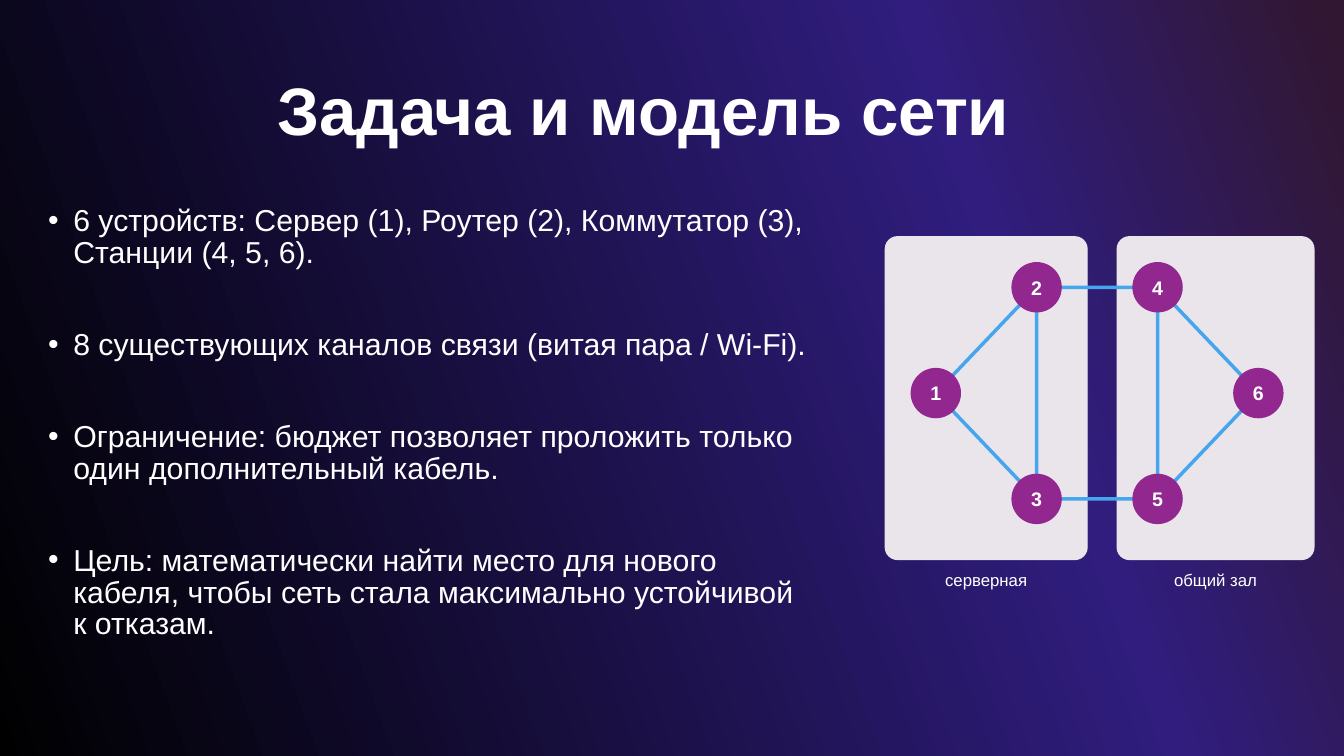
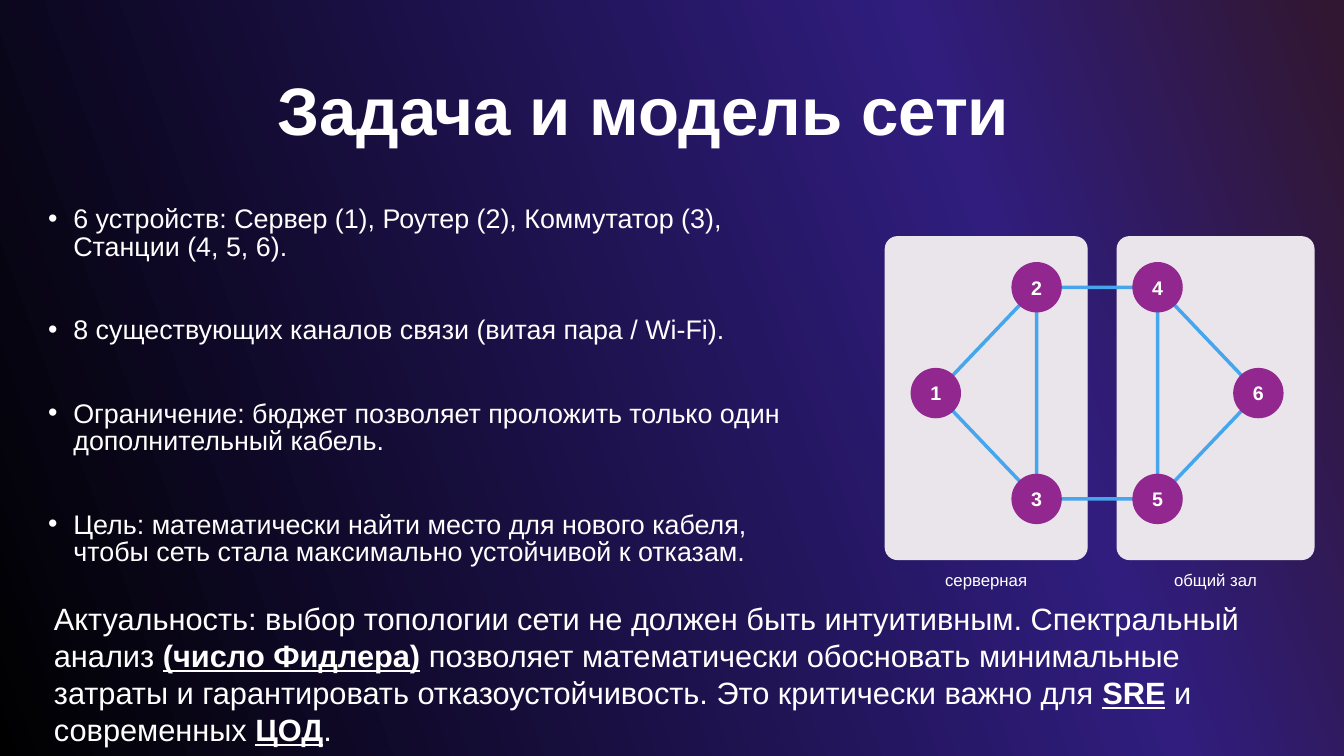
Before and after one commit to ZloyNinja/fault-tolerant-network-graph, a slide deck: slide 2 of Presentation.pptx. Drawn at 1344x756 pixels with LibreOffice and Linux fonts; fonts in the diff are those of the drawing; background and template pictures are left out. Boxes give left, top, right and bottom in pixels: in the first picture for what was removed or moved away, otherwise in the second. Text is boxed around its words. In the diff, an @@ line names an element or a change of style, - is before the commit and + after.

```diff
--- a/Presentation.pptx
+++ b/Presentation.pptx
@@ text "6 устройств: Сервер (1), Роутер ..." at <box>73,208,780,567</box>: size 21.6 to 19.2 pt; line spacing 0.88 to 0.86 @@
@@ text added at <box>54,607,1239,746</box>, 22 pt, text #FFFFFF @@
+Актуальность: выбор топологии сети не должен быть интуитивным. Спектральный анализ (число Фидлера) позволяет математически обосновать минимальные затраты и гарантировать отказоустойчивость. Это критически важно для SRE и современных ЦОД.
```
